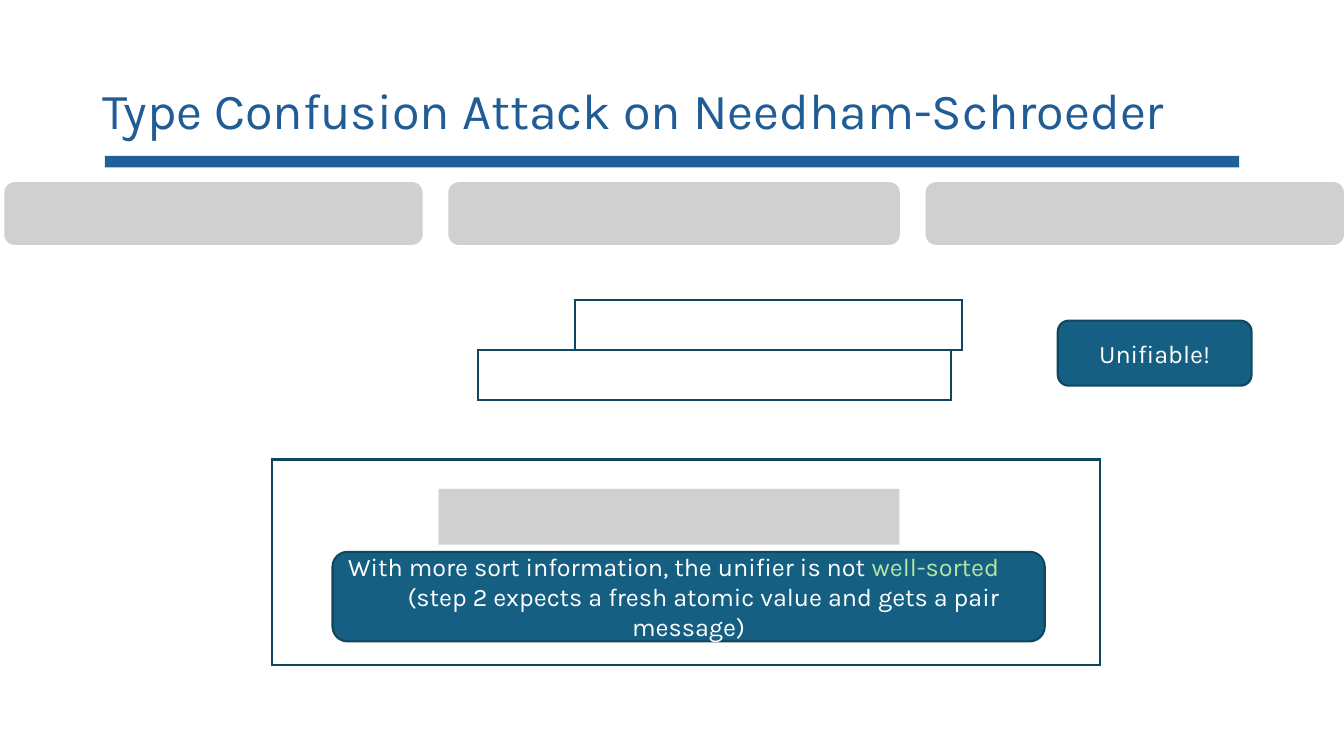
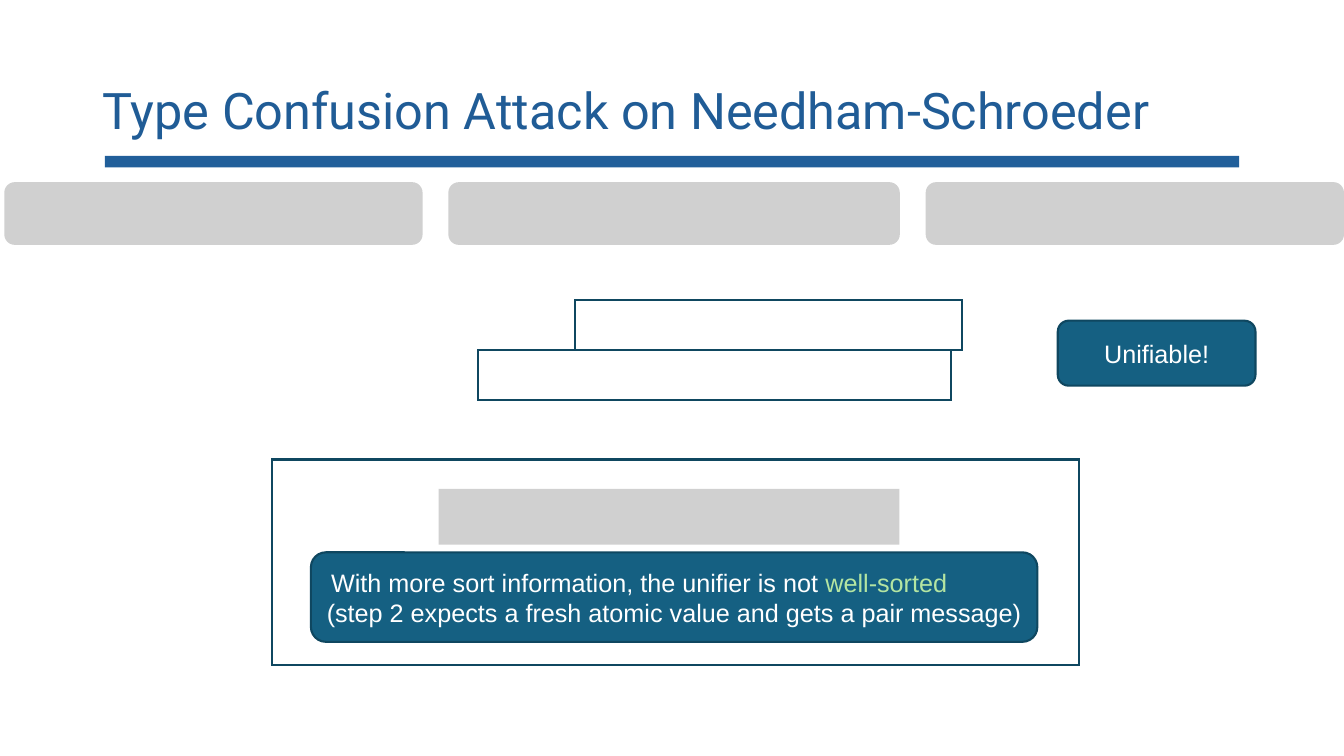
Before and after one commit to lorchrob/comp_slides, a slide deck: slide 85 of comp.pptx. Drawn at 1344x756 pixels with LibreOffice and Linux fonts; fonts in the diff are those of the drawing; grey boxes stand for pictures. Boxes give left, top, right and bottom in pixels: in the first picture for what was removed or moved away, otherwise in the second. Text is boxed around its words. In the diff, an @@ line names an element or a change of style, - is before the commit and + after.

```diff
--- a/comp.pptx
+++ b/comp.pptx
@@ title "Type Confusion Attack on Needham-Schroeder" at box(102, 90, 1149, 140): font Karla to Roboto @@
@@ rounded rectangle "Unifiable!": place and size @@
-rounded rectangle "Unifiable!" at box(1058, 321, 1251, 385)
+rounded rectangle "Unifiable!" at box(1058, 321, 1255, 385)
@@ rounded rectangle "Unifiable!" at box(1058, 321, 1255, 385): font Karla to Arial @@
@@ rectangle: place and size @@
-rectangle at box(272, 460, 1100, 665)
+rectangle at box(272, 460, 1079, 665)
@@ rounded rectangle "With more sort information, the ..." at box(311, 553, 1037, 642): font Karla to Arial @@
@@ rounded rectangle "With more sort information, the ...": place and size @@
-rounded rectangle "With more sort information, the ..." at box(333, 552, 1046, 641)
+rounded rectangle "With more sort information, the ..." at box(311, 553, 1037, 642)
```
Also in this commit, not shown: 94 other slides changed.
